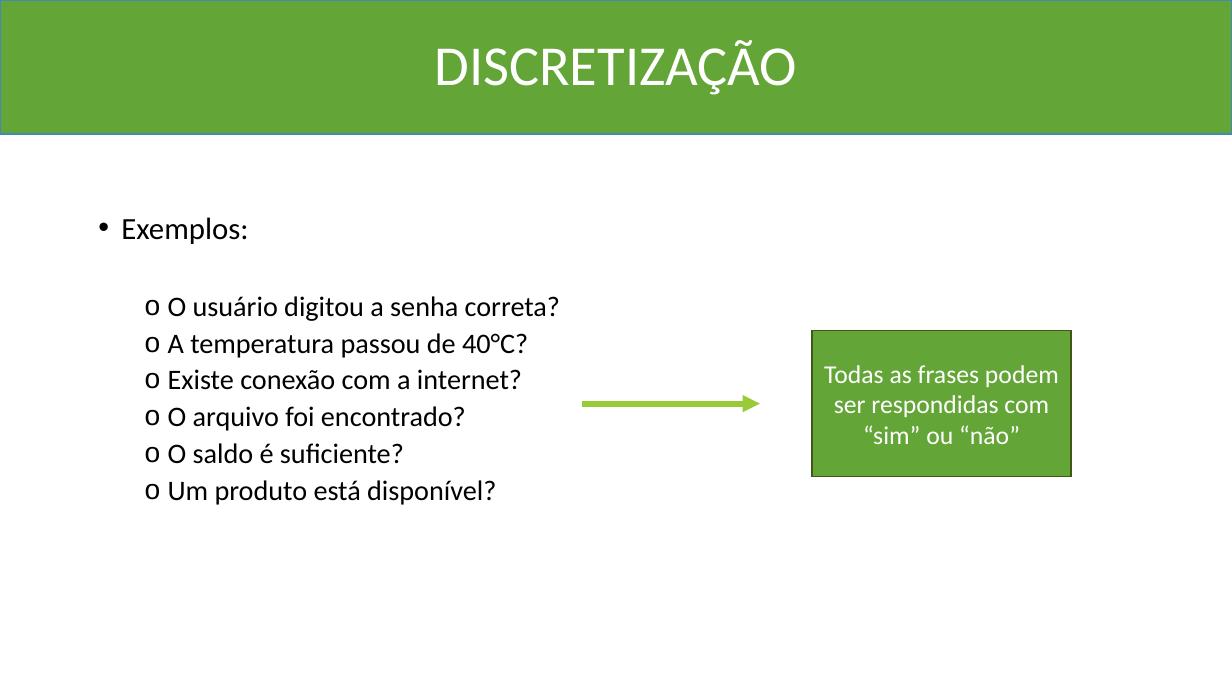
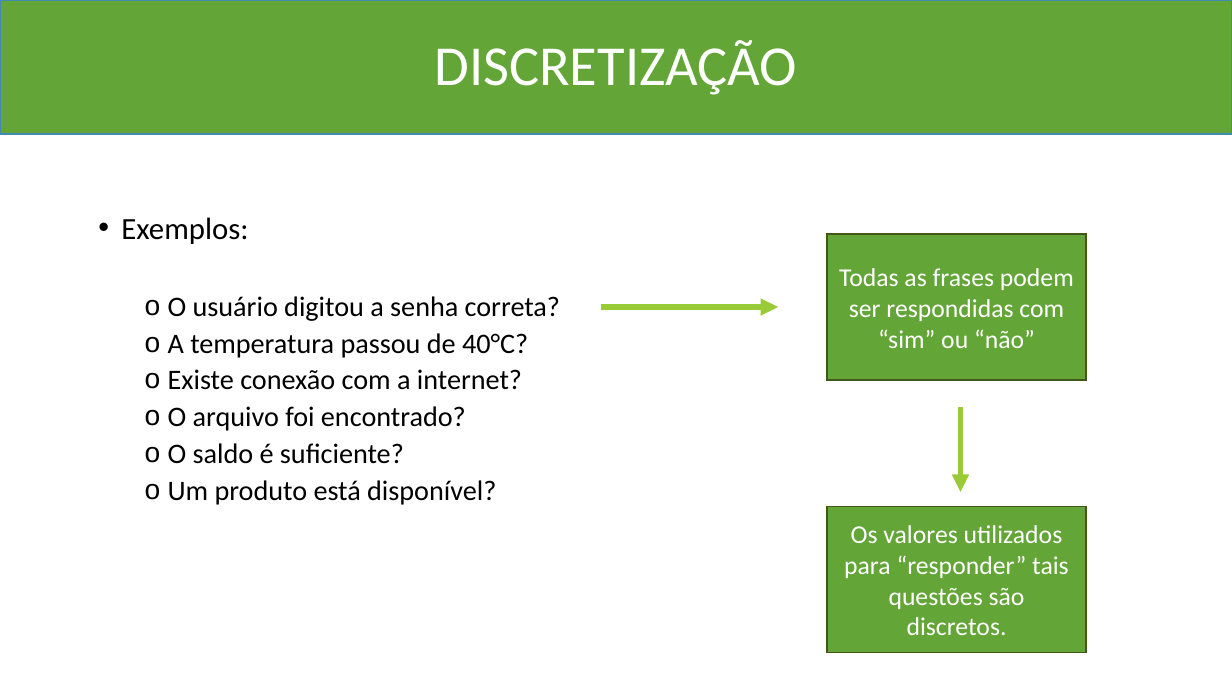
Before and after one commit to Marcio-Salmazo/Aulas, a slide deck: slide 8 of Matematica Discreta/Slides/01 - Fundamentos.pptx. Drawn at 1232x693 pixels with LibreOffice and Linux fonts; fonts in the diff are those of the drawing. Boxes give left, top, right and bottom in pixels: in the first picture for what was removed or moved away, otherwise in the second. Text is boxed around its words. In the diff, an @@ line names an element or a change of style, - is before the commit and + after.

```diff
--- a/Matematica Discreta/Slides/01 - Fundamentos.pptx
+++ b/Matematica Discreta/Slides/01 - Fundamentos.pptx
@@ rectangle "Todas as frases podem ser ...": place and size @@
-rectangle "Todas as frases podem ser ..." at bbox=[812, 331, 1071, 477]
+rectangle "Todas as frases podem ser ..." at bbox=[827, 234, 1086, 380]
@@ arrow moved from (582, 404) - (760, 404) to (601, 307) - (778, 307) @@
@@ arrow added from (960, 408) to (960, 492), #99CB38 4.5 pt @@
@@ rectangle added at bbox=[827, 506, 1086, 653], fill #63A537, outline #435919 1 pt, 20 pt, text #FFFFFF @@
+Os valores utilizados para “responder” tais questões são discretos.
```
Also in this commit, not shown: 1 other slide changed, 5 slides added, 10 other files.
